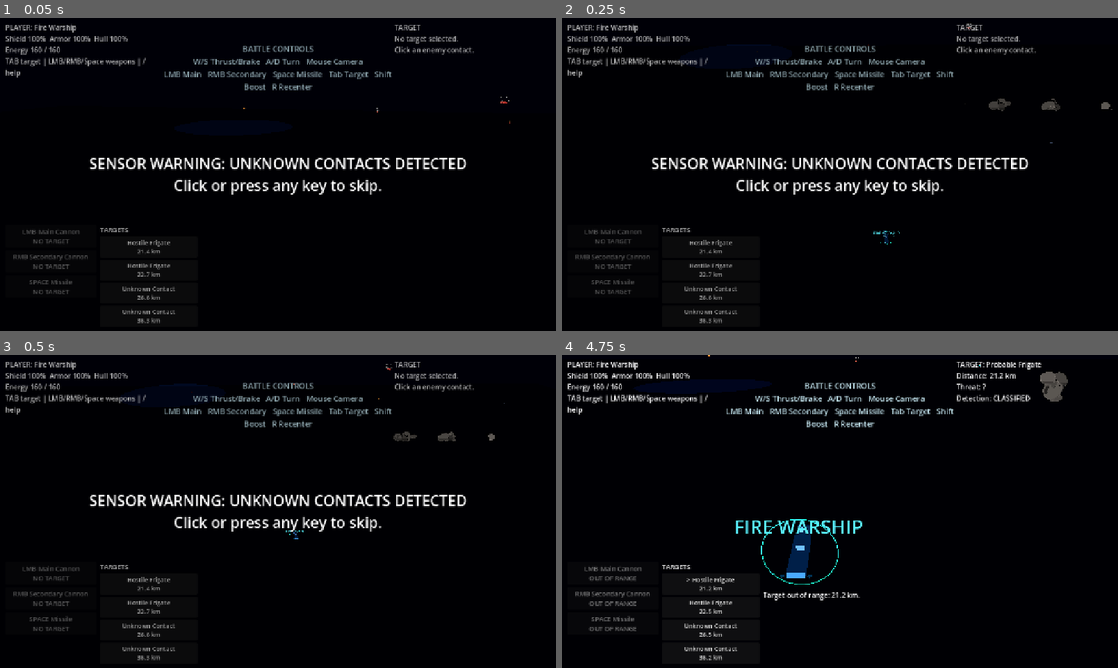
Above: before the commit, frames 1-4 (two rows, left to right).
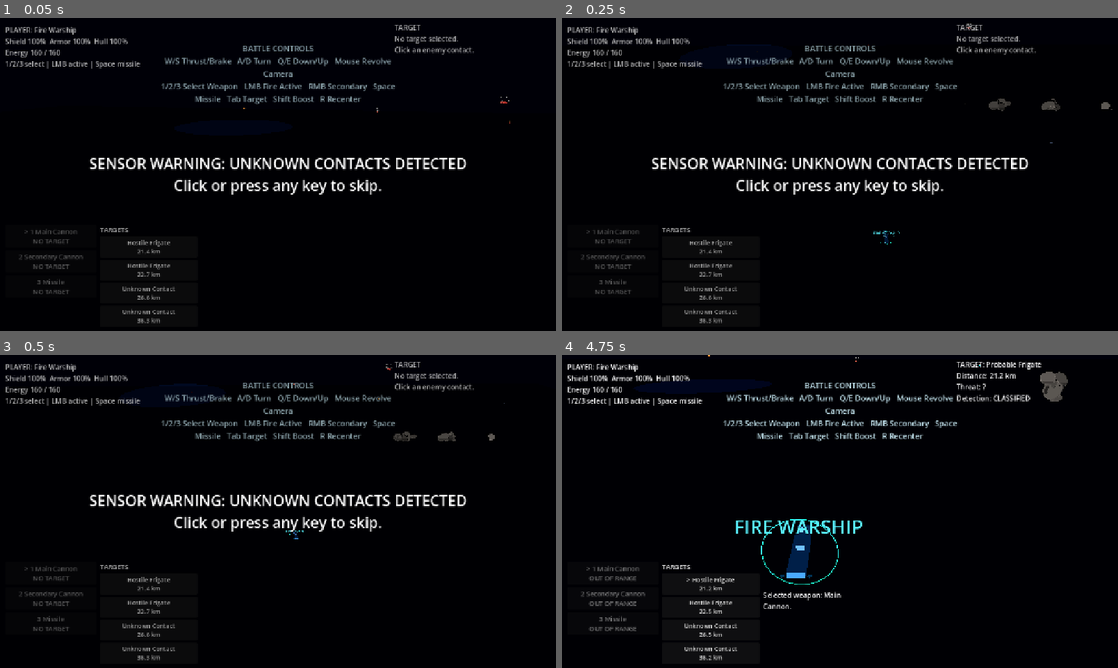
Above: after the commit, the same moments.

Repository: Anandkripal/battleship-story-rpg
Game: Godot game, scene res://scenes/combat/battle_3d.tscn
Same seed, same stepped clock (60 frames per second), same inputs: the game is played once before the commit and once after it. This scene is started directly instead of the project's main scene.
Inputs (mouse positions are in pixels of both pictures, inside the frame that each line leads up to):
- Up to frame 1 (0.05 s): no input
- Up to frame 2 (0.25 s): no input
- Up to frame 3 (0.5 s): no input
- Up to frame 4 (4.75 s): click "Unknown Contact 26.6 km" at 0.5 s; click "Unknown Contact 36.3 km" at 1.25 s; click "Hostile Frigate 21.4 km" at 2 s; click "Hostile Frigate 22.7 km" at 2.75 s; tap Enter at 3.5 s; move the mouse to (962, 495) at 3.52 s; hold E (flight_roll_right) 3.53-4.28 s; hold Tab (battle_cycle_target) 3.53-4.28 s; click (962, 495) at 3.67 s; tap Space (battle_missile) at 3.8, 4.35 s; move the mouse to (728, 527) at 4.27 s; hold Ctrl (flight_down) from 4.28 s (still down); click (728, 527) at 4.42 s; tap 1 (fire_main_weapon) at 4.55 s

The runs differ from the first frame. In frame 1, 3.2% of the frame differs, in the area x 1-72%, y 1-86%; in frame 2, 3.2%; in frame 3, 3.2%; in frame 4, 3.8%.

Commit message:
Keep demo battle legend and weapon selection

Diff:
--- a/data/ship_definitions.json
+++ b/data/ship_definitions.json
@@ -30,6 +30,7 @@
       "battle_max_turn_speed": 0.82,
       "battle_pitch_assist_speed": 0.28,
       "battle_vertical_assist": 0.36,
+      "battle_manual_vertical_factor": 0.5,
       "battle_inertia_damping": 0.4,
       "battle_auto_bank_degrees": 7.0,
       "preferred_range": 10500,
--- a/scripts/combat/battle_controller.gd
+++ b/scripts/combat/battle_controller.gd
@@ -34,6 +34,8 @@
 	"fire_missile": [KEY_3],
 	"battle_cycle_target": [KEY_TAB],
 	"battle_missile": [KEY_SPACE],
+	"battle_up": [KEY_E],
+	"battle_down": [KEY_Q],
 	"battle_help": [KEY_SLASH],
 	"camera_orbit_up": [KEY_I],
 	"camera_orbit_down": [KEY_K],
@@ -85,6 +87,7 @@
 var camera_manual_timer := 0.0
 var camera_shake := 0.0
 var battle_control_mode := CONTROL_BATTLE
+var active_weapon_index := 0
 var last_player_shield := -1.0
 var last_player_armor := -1.0
 var last_player_hull := -1.0
@@ -153,7 +156,8 @@
 	if battle_control_mode == CONTROL_BATTLE:
 		var throttle: float = Input.get_action_strength("flight_forward") - Input.get_action_strength("flight_reverse")
 		var turn: float = Input.get_action_strength("flight_strafe_left") - Input.get_action_strength("flight_strafe_right")
-		selected_ship.set_battle_input(throttle, turn, boost, target_ship)
+		var vertical: float = Input.get_action_strength("battle_up") - Input.get_action_strength("battle_down")
+		selected_ship.set_battle_input(throttle, turn, vertical, boost, target_ship)
 	else:
 		var thrust := Vector3.ZERO
 		thrust.x = Input.get_action_strength("flight_strafe_right") - Input.get_action_strength("flight_strafe_left")
@@ -233,11 +237,11 @@
 			var enabled: bool = selected_ship.toggle_flight_assist()
 			_log("Flight assist %s." % ("enabled" if enabled else "disabled"))
 		elif event.is_action_pressed("fire_main_weapon"):
-			_fire_weapon_by_id("main_cannon_mk1")
+			_handle_number_weapon_input(0)
 		elif event.is_action_pressed("fire_secondary_weapon"):
-			_fire_weapon_by_id("secondary_cannon_mk1")
+			_handle_number_weapon_input(1)
 		elif event.is_action_pressed("fire_missile"):
-			_fire_weapon_by_id("missile_mk1")
+			_handle_number_weapon_input(2)
 
 
 func _start_default_if_needed() -> void:
@@ -553,7 +557,7 @@
 	if selected_ship == null:
 		return
 	var player_status: Dictionary = selected_ship.get_status_percent()
-	player_label.text = "PLAYER: %s\nShield %.0f%%  Armor %.0f%%  Hull %.0f%%\nEnergy %.0f / %.0f\nTAB target | LMB/RMB/Space weapons | / help" % [
+	player_label.text = "PLAYER: %s\nShield %.0f%%  Armor %.0f%%  Hull %.0f%%\nEnergy %.0f / %.0f\n1/2/3 select | LMB active | Space missile" % [
 		selected_ship.display_name,
 		player_status["shield"] * 100.0,
 		player_status["armor"] * 100.0,
@@ -666,8 +670,10 @@
 		var weapon_id: String = weapon.get("id", "")
 		var status_text: String = _weapon_status(weapon)
 		var command_hint: String = _weapon_command_hint(weapon_id)
+		var active_prefix: String = "> " if index == active_weapon_index else ""
 		var button := Button.new()
-		button.text = "%s %s\n%s" % [
+		button.text = "%s%s %s\n%s" % [
+			active_prefix,
 			command_hint,
 			weapon.get("display_name", weapon_id),
 			status_text
@@ -675,7 +681,12 @@
 		button.custom_minimum_size = Vector2(210, 52)
 		button.add_theme_font_size_override("font_size", 15)
 		button.disabled = target_ship == null or not selected_ship.can_fire(index, target_ship)
-		button.pressed.connect(func() -> void: _fire_selected_weapon(index))
+		button.pressed.connect(func() -> void:
+			if battle_control_mode == CONTROL_BATTLE:
+				_select_active_weapon(index)
+			else:
+				_fire_selected_weapon(index)
+		)
 		weapon_box.add_child(button)
 
 
@@ -713,11 +724,11 @@
 func _weapon_command_hint(weapon_id: String) -> String:
 	match weapon_id:
 		"main_cannon_mk1":
-			return "LMB"
+			return "1"
 		"secondary_cannon_mk1":
-			return "RMB"
+			return "2"
 		"missile_mk1":
-			return "SPACE"
+			return "3"
 		_:
 			return ""
 
@@ -740,19 +751,27 @@
 
 func _control_help_text() -> String:
 	if battle_control_mode == CONTROL_BATTLE:
-		return "BATTLE CONTROLS\nW/S Thrust/Brake   A/D Turn   Mouse Camera\nLMB Main   RMB Secondary   Space Missile   Tab Target   Shift Boost   R Recenter"
+		return "BATTLE CONTROLS\nW/S Thrust/Brake   A/D Turn   Q/E Down/Up   Mouse Revolve Camera\n1/2/3 Select Weapon   LMB Fire Active   RMB Secondary   Space Missile   Tab Target   Shift Boost   R Recenter"
 	return "EXPLORATION CONTROLS\nW/S Forward/Reverse   A/D Strafe   Space/Ctrl Vertical\nMouse Camera   Q/E Roll   Shift Boost"
 
 
 func _toggle_control_help() -> void:
 	if control_help_label == null:
 		return
+	if battle_control_mode == CONTROL_BATTLE:
+		control_help_label.visible = true
+		control_help_timer = 9999.0
+		_log("Battle control legend stays visible.")
+		return
 	control_help_label.visible = not control_help_label.visible
 	control_help_timer = 9999.0 if control_help_label.visible else 0.0
 
 
 func _update_control_help(delta: float) -> void:
 	if control_help_label == null or not control_help_label.visible:
+		return
+	if battle_control_mode == CONTROL_BATTLE:
+		control_help_label.visible = true
 		return
 	control_help_timer -= delta
 	if control_help_timer <= 0.0:
@@ -972,7 +991,38 @@
 			selected_ship.set_selected(true)
 			_log("Selected %s." % selected_ship.display_name)
 		return
-	_fire_weapon_by_id("main_cannon_mk1")
+	_fire_active_weapon()
+
+
+func _handle_number_weapon_input(index: int) -> void:
+	if battle_control_mode == CONTROL_BATTLE:
+		_select_active_weapon(index)
+	else:
+		match index:
+			0:
+				_fire_weapon_by_id("main_cannon_mk1")
+			1:
+				_fire_weapon_by_id("secondary_cannon_mk1")
+			2:
+				_fire_weapon_by_id("missile_mk1")
+
+
+func _select_active_weapon(index: int) -> void:
+	if selected_ship == null or index < 0 or index >= selected_ship.weapons.size():
+		return
+	active_weapon_index = index
+	var weapon: Dictionary = selected_ship.weapons[active_weapon_index]
+	_log("Selected weapon: %s." % weapon.get("display_name", weapon.get("id", "Weapon")))
+	_refresh_hud()
+
+
+func _fire_active_weapon() -> void:
+	if selected_ship == null:
+		_log("No player ship selected.")
+		return
+	if active_weapon_index < 0 or active_weapon_index >= selected_ship.weapons.size():
+		active_weapon_index = 0
+	_fire_selected_weapon(active_weapon_index)
 
 
 func _handle_left_click(screen_position: Vector2) -> void:
--- a/scripts/combat/ship_controller.gd
+++ b/scripts/combat/ship_controller.gd
@@ -34,6 +34,7 @@
 var boost_input := false
 var battle_assist_target: Variant
 var battle_turn_input: float = 0.0
+var battle_vertical_input: float = 0.0
 var damage_dealt: float = 0.0
 var damage_received: float = 0.0
 var destroyed_flag: bool = false
@@ -174,6 +175,7 @@
 		boost_input = false
 		battle_assist_target = null
 		battle_turn_input = 0.0
+		battle_vertical_input = 0.0
 	if direct_control_enabled:
 		command = "manual"
 		target = null
@@ -190,7 +192,7 @@
 		target = null
 
 
-func set_battle_input(throttle: float, turn: float, boost: bool, assist_target: Variant) -> void:
+func set_battle_input(throttle: float, turn: float, vertical: float, boost: bool, assist_target: Variant) -> void:
 	control_mode = CONTROL_BATTLE
 	direct_control_enabled = true
 	command = "manual"
@@ -199,6 +201,7 @@
 	rotation_input = Vector3.ZERO
 	boost_input = boost
 	battle_turn_input = clamp(turn, -1.0, 1.0)
+	battle_vertical_input = clamp(vertical, -1.0, 1.0)
 	battle_assist_target = assist_target
 
 
@@ -389,7 +392,9 @@
 		var brake_strength: float = float(stats.get("battle_brake_factor", 1.75))
 		velocity = velocity.move_toward(Vector3.ZERO, acceleration * brake_strength * delta)
 		acceleration_vector += forward * acceleration * thrust_input.z * reverse_factor * 0.45
-	acceleration_vector += up * _battle_vertical_assist() * acceleration * float(stats.get("battle_vertical_assist", 0.32))
+	var vertical_assist: float = _battle_vertical_assist() * float(stats.get("battle_vertical_assist", 0.32))
+	var manual_vertical: float = battle_vertical_input * float(stats.get("battle_manual_vertical_factor", 0.52))
+	acceleration_vector += up * (vertical_assist + manual_vertical) * acceleration
 	velocity += acceleration_vector * delta
 	if velocity.length() > max_speed * boost_factor:
 		velocity = velocity.normalized() * max_speed * boost_factor
--- a/tools/smoke_demo_battle.gd
+++ b/tools/smoke_demo_battle.gd
@@ -40,12 +40,16 @@
 		errors.append("Battle Mode should hide tactical command buttons by default.")
 	if battle.get("weapon_box") == null:
 		errors.append("Demo battle did not build weapon controls.")
-	elif not _has_button_prefix(battle.get("weapon_box"), "LMB"):
-		errors.append("Weapon HUD is missing LMB main cannon hint.")
-	elif not _has_button_prefix(battle.get("weapon_box"), "RMB"):
-		errors.append("Weapon HUD is missing RMB secondary hint.")
-	elif not _has_button_prefix(battle.get("weapon_box"), "SPACE"):
-		errors.append("Weapon HUD is missing Space missile hint.")
+	elif not _has_button_prefix(battle.get("weapon_box"), "> 1"):
+		errors.append("Weapon HUD is missing active slot 1 main cannon hint.")
+	elif not _has_button_prefix(battle.get("weapon_box"), "2"):
+		errors.append("Weapon HUD is missing slot 2 secondary hint.")
+	elif not _has_button_prefix(battle.get("weapon_box"), "3"):
+		errors.append("Weapon HUD is missing slot 3 missile hint.")
+	if battle.get("control_help_label") == null:
+		errors.append("Battle control legend is missing.")
+	elif not battle.get("control_help_label").visible:
+		errors.append("Battle control legend should stay visible.")
 	if _count_loaded_optional_models(battle) > 0:
 		errors.append("Demo battle loaded optional model assets instead of fast fallback visuals.")
 	if _count_nodes_of_type(battle, "GPUParticles3D") > 0:
@@ -58,14 +62,14 @@
 		if selected_ship.get("control_mode") != "battle":
 			errors.append("Demo battle should start in Battle control mode.")
 		var start_position: Vector3 = selected_ship.global_position
-		selected_ship.set_battle_input(1.0, 0.0, false, target_ship)
+		selected_ship.set_battle_input(1.0, 0.0, 0.0, false, target_ship)
 		for index in range(12):
 			selected_ship.tick(1.0 / 60.0)
 		if selected_ship.velocity.length() <= 0.1:
 			errors.append("Battle thrust did not accelerate the player ship.")
 		if selected_ship.global_position.distance_to(start_position) <= 0.1:
 			errors.append("Battle thrust did not move the player ship.")
-	if not InputMap.has_action("battle_cycle_target") or not InputMap.has_action("battle_missile"):
+	if not InputMap.has_action("battle_cycle_target") or not InputMap.has_action("battle_missile") or not InputMap.has_action("battle_up") or not InputMap.has_action("battle_down"):
 		errors.append("Demo battle input actions were not registered.")
 	if camera != null and selected_ship != null and target_ship != null:
 		if not camera.is_position_in_frustum(selected_ship.global_position):
Not shown, changed: docs/CODEX_HANDOFF.md
